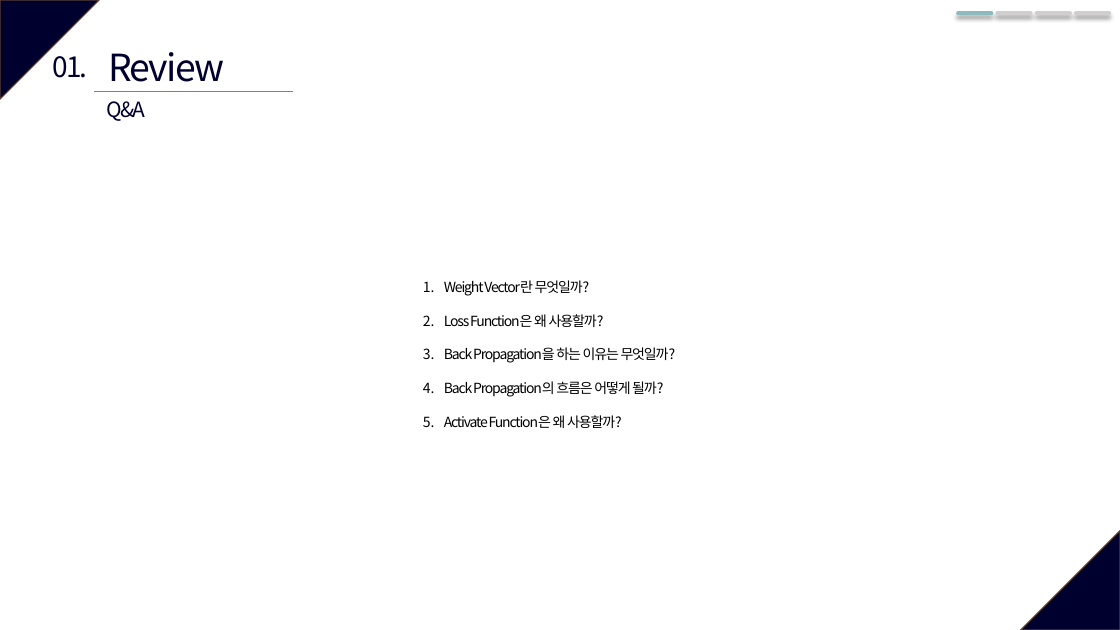
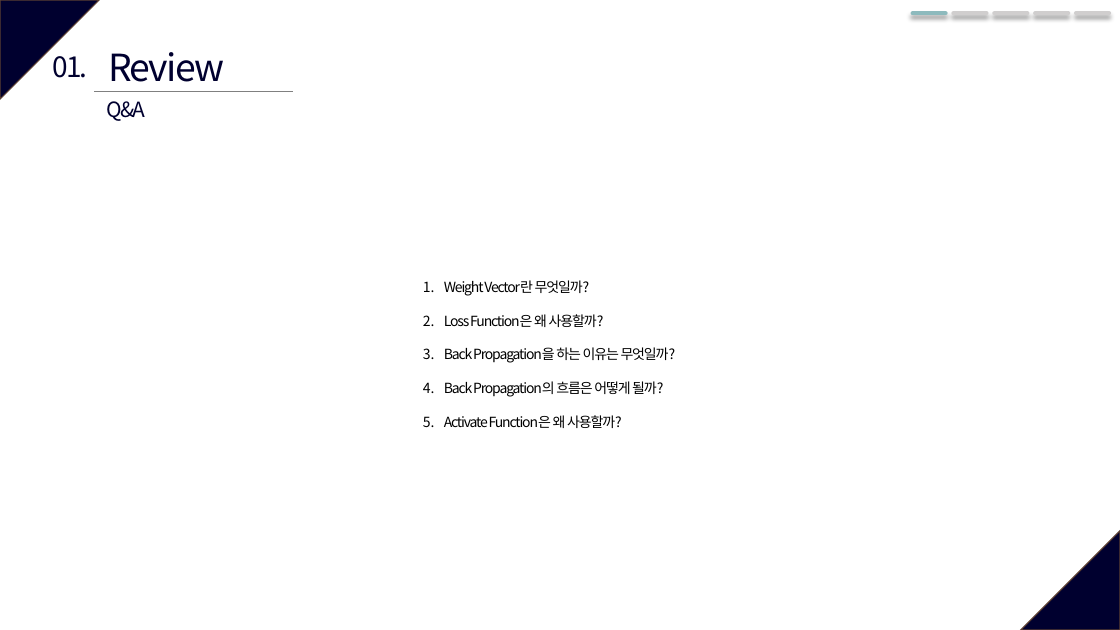
Before and after one commit to vhrehfdl/deep-learning-study, a slide deck: slide 4 of chapter3/Deep Learning 3강(Regularization, batch).pptx. Drawn at 1120x630 pixels with LibreOffice and Linux fonts; fonts in the diff are those of the drawing. Boxes give left, top, right and bottom in pixels: in the first picture for what was removed or moved away, otherwise in the second. Text is boxed around its words. In the diff, an @@ line names an element or a change of style, - is before the commit and + after.

```diff
--- a/chapter3/Deep Learning 3강(Regularization, batch).pptx
+++ b/chapter3/Deep Learning 3강(Regularization, batch).pptx
@@ line moved from (959, 13) - (991, 13) to (912, 13) - (946, 13) @@
@@ line added from (954, 13) to (986, 13), #D0CECE 3.5 pt @@
@@ line moved from (997, 13) - (1031, 13) to (995, 13) - (1028, 13) @@
```
Also in this commit, not shown: 19 other slides changed, 3 slides added, 1 other file.
